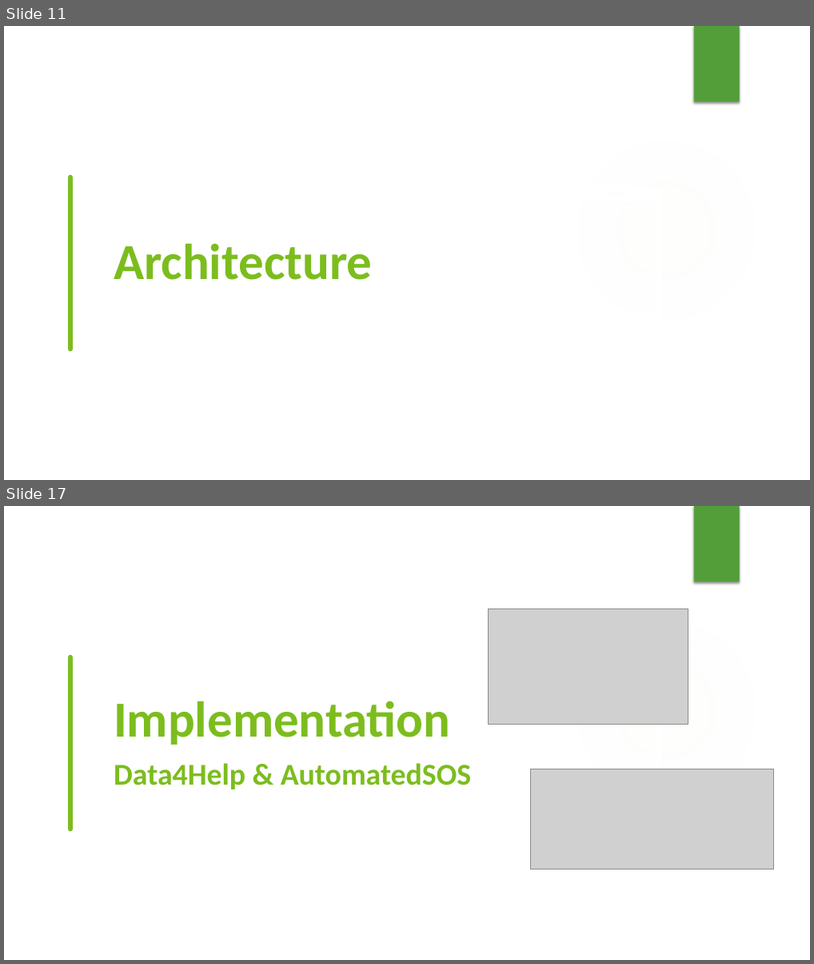
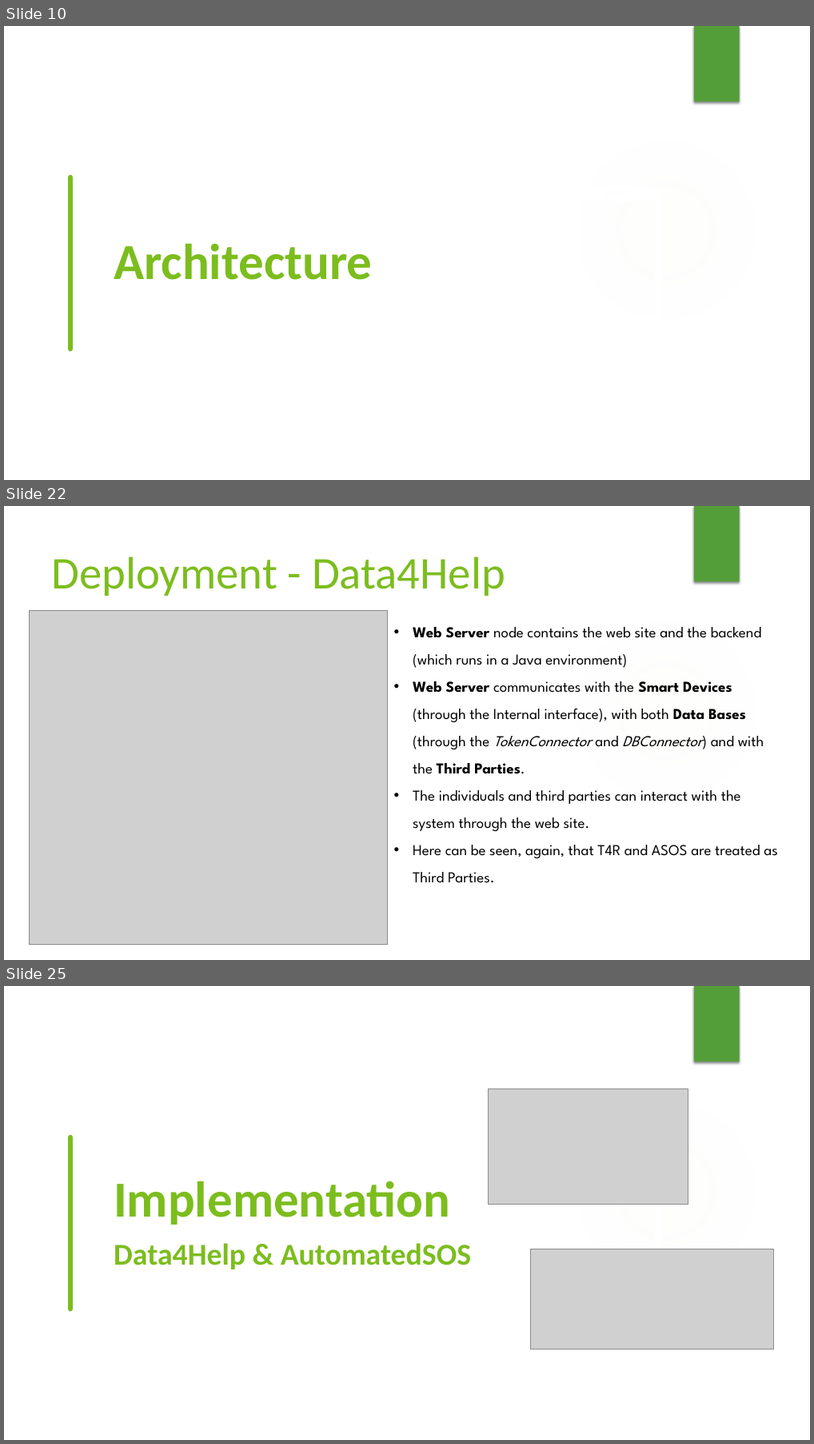
Before and after one commit to lauraschiatti/TrackMe, a slide deck: DeliveryFolder/Project presentation.pptx. Shown one above the other, each under a label of ours: slides 11 and 17 before the commit, slides 10, 22 and 25 after it; the slides between them are not shown. The pictures are 814x964 and 814x1444 pixels, drawn with LibreOffice and Linux fonts; fonts in the diff are those of the drawing; grey boxes stand for pictures; background and template pictures are left out. Boxes give left, top, right and bottom in pixels: in the first picture for what was removed or moved away, otherwise in the second. Text is boxed around its words. In the diff, an @@ line names an element or a change of style, - is before the commit and + after.

```diff
--- a/DeliveryFolder/Project presentation.pptx
+++ b/DeliveryFolder/Project presentation.pptx
@@ slide 22 added at (4, 506, 810, 960), background #FFFFFF; not listed: 2 template elements that a slide beside it also shows @@
@@ text added at (51, 556, 506, 596), 54 pt, text #7CBD1E @@
+Deployment - Data4Help
@@ picture added at (29, 611, 387, 944) @@
@@ text added at (413, 627, 778, 883), 18 pt, text #000000 @@
+• Web Server node contains the web site and the backend (which runs in a Java environment)
+• Web Server communicates with the Smart Devices (through the Internal interface), with both Data Bases (through the TokenConnector and DBConnector) and with the Third Parties.
+• The individuals and third parties can interact with the system through the web site.
+• Here can be seen, again, that T4R and ASOS are treated as Third Parties.
@@ what was slide 11 is now slide 10 @@
@@ what was slide 17 is now slide 25 @@
```
Also in this commit, not shown: 2 slides changed, 14 other slides added, 7 slides removed.
